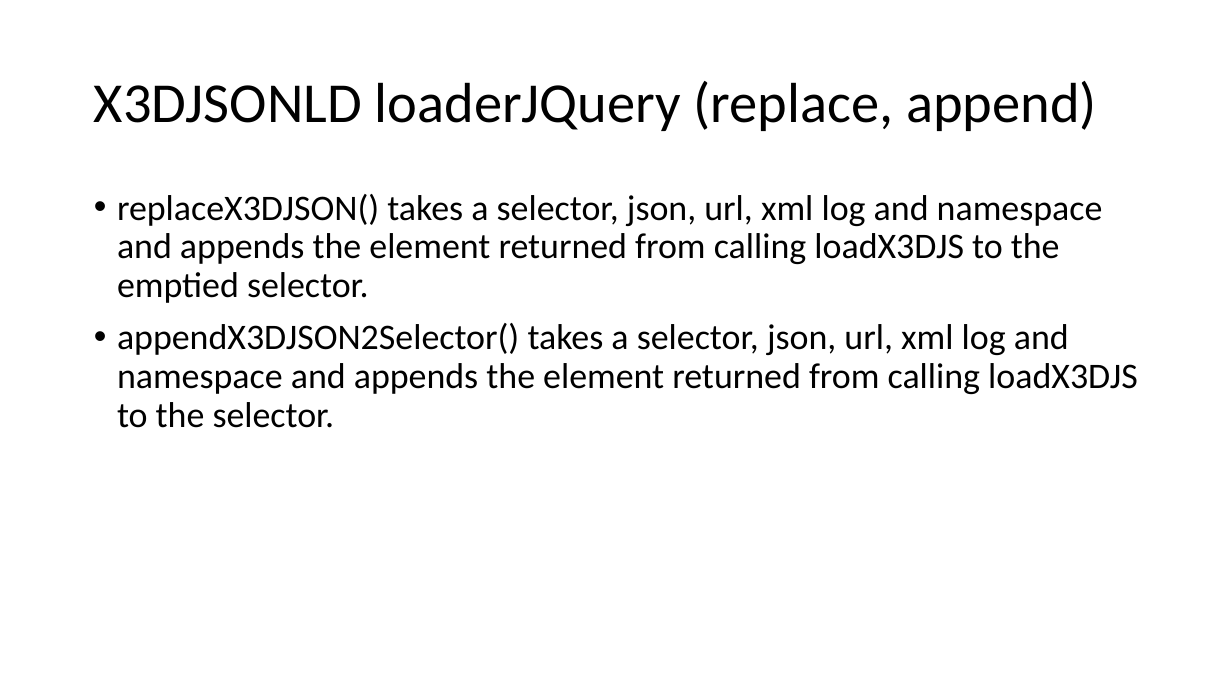
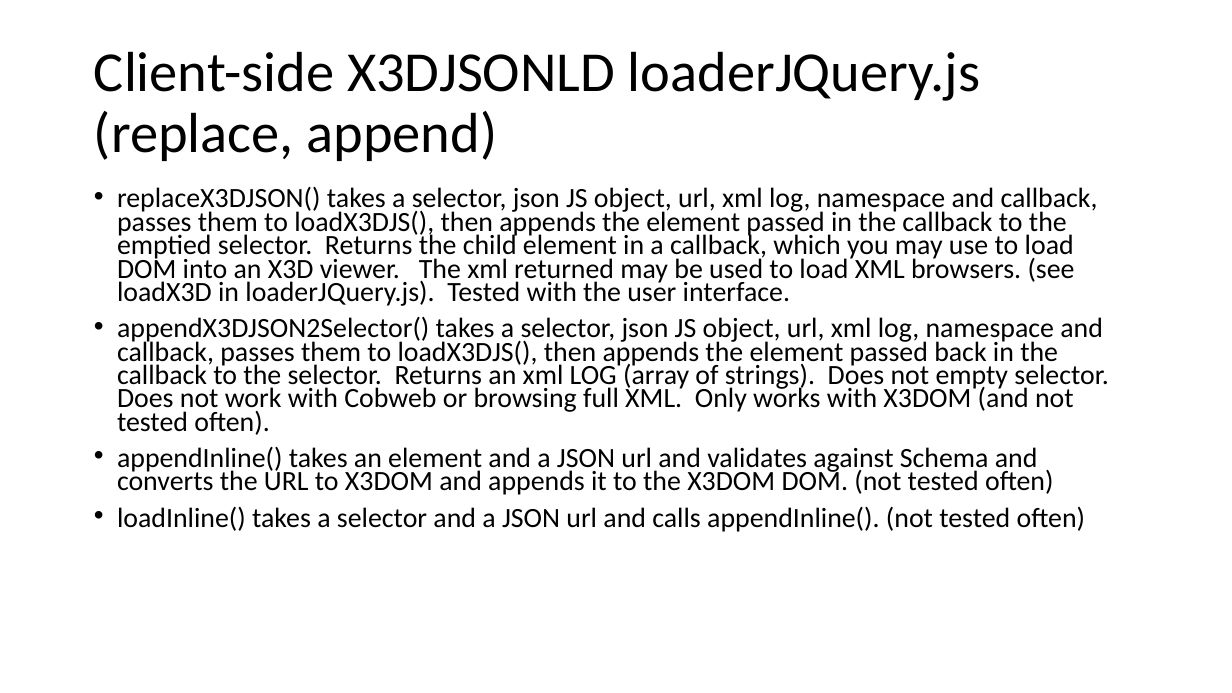
Before and after one commit to coderextreme/X3DJSONLD, a slide deck: slide 7 of X3DJSONLoaderTutorial.pptx. Drawn at 1232x693 pixels with LibreOffice and Linux fonts; fonts in the diff are those of the drawing. Boxes give left, top, right and bottom in pixels: in the first picture for what was removed or moved away, otherwise in the second. Text is boxed around its words. In the diff, an @@ line names an element or a change of style, - is before the commit and + after.

```diff
--- a/X3DJSONLoaderTutorial.pptx
+++ b/X3DJSONLoaderTutorial.pptx
@@ title at box(94, 51, 980, 161): text changed @@
-X3DJSONLD loaderJQuery (replace, append)
+Client-side X3DJSONLD loaderJQuery.js (replace, append)
@@ text at box(117, 186, 1108, 532): text changed; size 28 to 21.7 pt @@
-• replaceX3DJSON() takes a selector, json, url, xml log and namespace and appends the element returned from calling loadX3DJS to the emptied selector.
-• appendX3DJSON2Selector() takes a selector, json, url, xml log and namespace and appends the element returned from calling loadX3DJS to the selector.
+• replaceX3DJSON() takes a selector, json JS object, url, xml log, namespace and callback, passes them to loadX3DJS(), then appends the element passed in the callback to the emptied selector. Returns the child element in a callback, which you may use to load DOM into an X3D viewer. The xml returned may be used to load XML browsers. (see loadX3D in loaderJQuery.js). Tested with the user interface.
+• appendX3DJSON2Selector() takes a selector, json JS object, url, xml log, namespace and callback, passes them to loadX3DJS(), then appends the element passed back in the callback to the selector. Returns an xml LOG (array of strings). Does not empty selector. Does not work with Cobweb or browsing full XML. Only works with X3DOM (and not tested often).
+• appendInline() takes an element and a JSON url and validates against Schema and converts the URL to X3DOM and appends it to the X3DOM DOM. (not tested often)
+• loadInline() takes a selector and a JSON url and calls appendInline(). (not tested often)
```
Also in this commit, not shown: 9 other slides changed, 1 other file.
